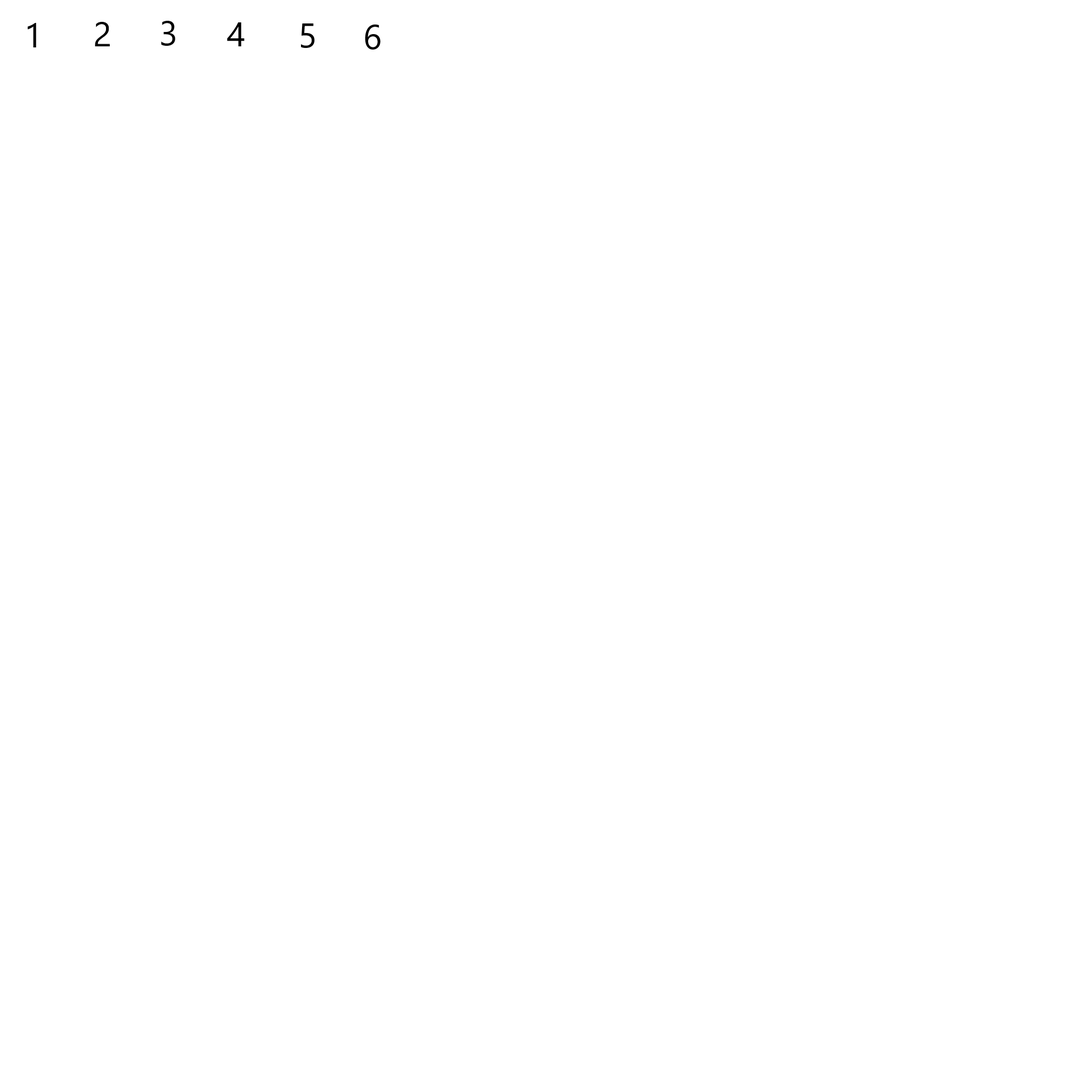
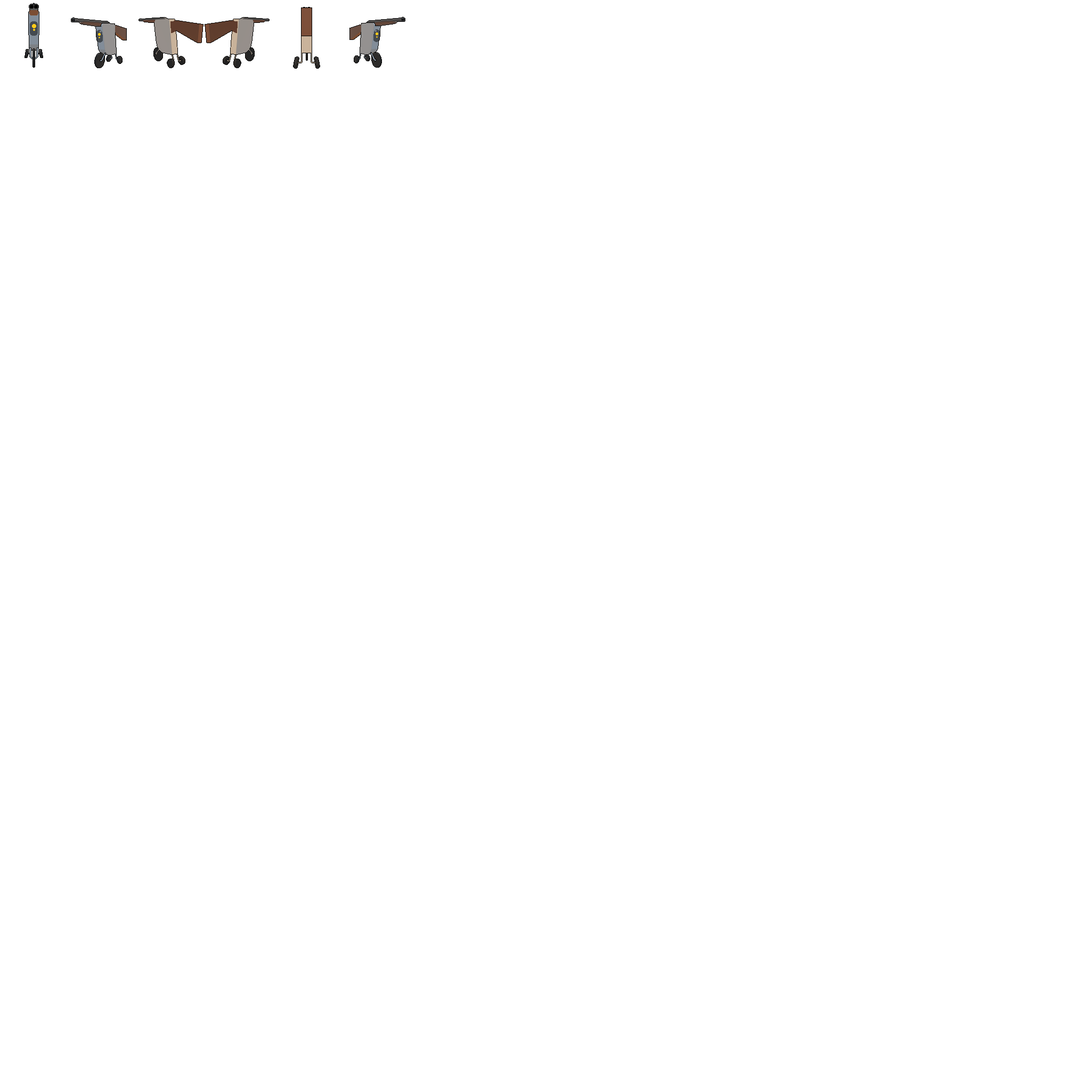
Comparing the layer stacks of the two 1091 x 1091 images. Changes:
added layer "BR" above "BL" over box(204, 17, 270, 69)
added layer "BL" above "FR" over box(138, 17, 204, 69)
added layer "FR" above "FL" over box(349, 16, 406, 68)
added layer "FL" above "Front" over box(70, 17, 128, 69)
added layer "Front" above "Back" over box(24, 2, 44, 68)
added layer "Back" above "sheet-hostiles.png" over box(293, 6, 321, 69)
hid "sheet-hostiles.png", painted on it over box(24, 2, 406, 69)
